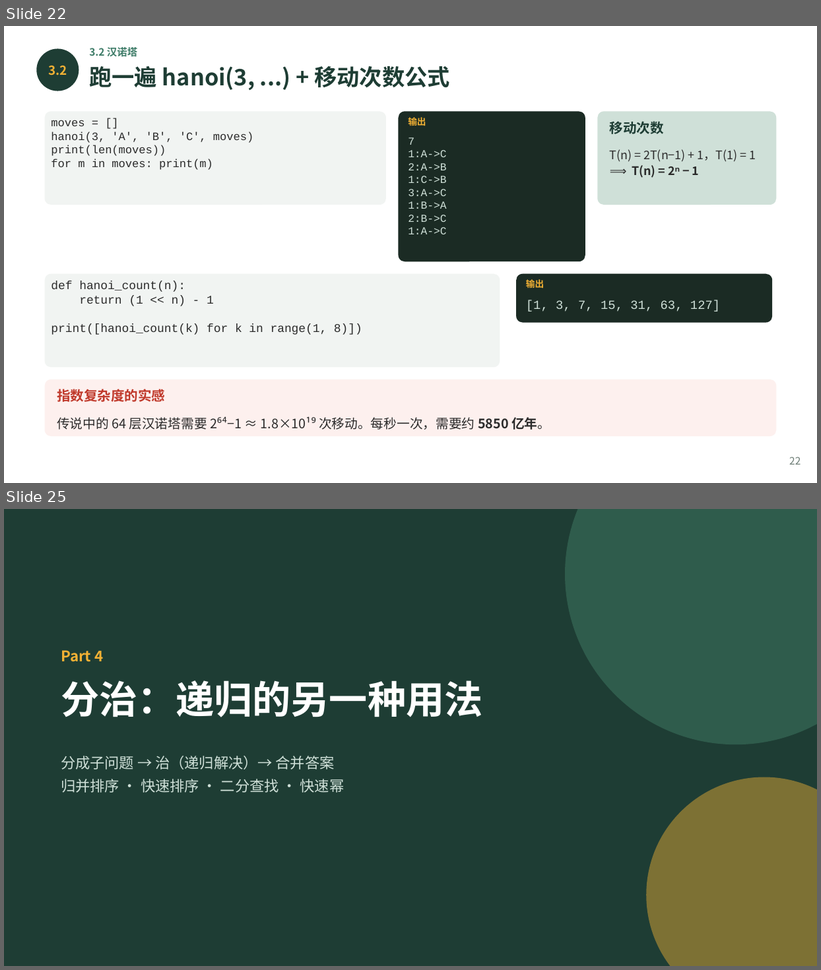
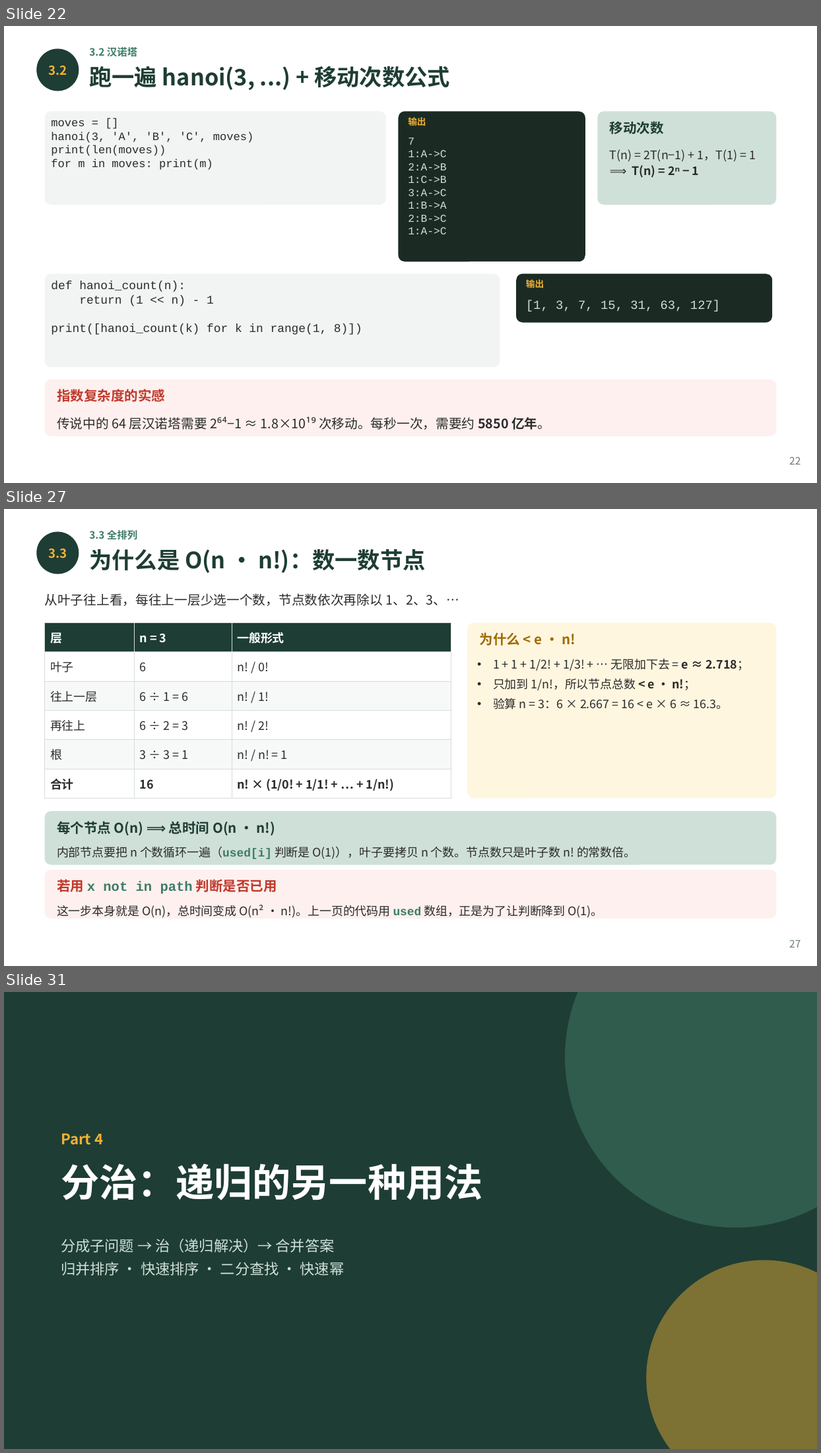
Before and after one commit to GMyhf/2026fall-cs101, a slide deck: courseware/202610_ADS_W08_Recursion.pptx. Shown one above the other, each under a label of ours: slides 22 and 25 before the commit, slides 22, 27 and 31 after it; the slides between them are not shown. The pictures are 821x970 and 821x1453 pixels, drawn with LibreOffice and Linux fonts; fonts in the diff are those of the drawing. Boxes give left, top, right and bottom in pixels: in the first picture for what was removed or moved away, otherwise in the second. Text is boxed around its words. In the diff, an @@ line names an element or a change of style, - is before the commit and + after.

```diff
--- a/courseware/202610_ADS_W08_Recursion.pptx
+++ b/courseware/202610_ADS_W08_Recursion.pptx
@@ slide 27 added at box(4, 509, 817, 966), background #FFFFFF @@
@@ ellipse added at box(36, 531, 79, 574), fill #1E3D34 @@
@@ text added at box(89, 530, 137, 540), 9 pt, text #3E7C68, bold @@
+3.3 全排列
@@ text added at box(48, 549, 67, 559), 11 pt, text #F2B134, bold @@
+3.3
@@ text added at box(89, 549, 425, 573), 20 pt, text #1E3D34, bold @@
+为什么是 O(n · n!)：数一数节点
@@ text added at box(45, 593, 459, 606), 11.5 pt, text #2B2B2B @@
+从叶子往上看，每往上一层少选一个数，节点数依次再除以 1、2、3、…
@@ table added at box(45, 623, 451, 794), 6 rows, 3 columns @@
+层 | n = 3 | 一般形式
+叶子 | 6 | n! / 0!
+往上一层 | 6 ÷ 1 = 6 | n! / 1!
+再往上 | 6 ÷ 2 = 3 | n! / 2!
+根 | 3 ÷ 3 = 1 | n! / n! = 1
+合计 | 16 | n! × (1/0! + 1/1! + … + 1/n!)
@@ rounded rectangle added at box(467, 623, 776, 799), fill #FFF6E0 @@
@@ text added at box(480, 632, 576, 646), 12 pt, text #A06A00, bold @@
+为什么 < e · n!
@@ text added at box(493, 659, 749, 710), 10.5 pt, text #2B2B2B @@
+• 1 + 1 + 1/2! + 1/3! + … 无限加下去 = e ≈ 2.718；
+• 只加到 1/n!，所以节点总数 < e · n!；
+• 验算 n = 3：6 × 2.667 = 16 < e × 6 ≈ 16.3。
@@ rounded rectangle added at box(45, 811, 776, 865), fill #CFE0D8 @@
@@ text added at box(57, 821, 275, 836), 12 pt, text #1E3D34, bold @@
+每个节点 O(n) ⟹ 总时间 O(n · n!)
@@ text added at box(57, 847, 636, 859), 10.5 pt, text #2B2B2B @@
+内部节点要把 n 个数循环一遍（used[i] 判断是 O(1)），叶子要拷贝 n 个数。节点数只是叶子数 n! 的常数倍。
@@ rounded rectangle added at box(45, 870, 776, 919), fill #FDF0EE @@
@@ text added at box(57, 879, 277, 894), 12 pt, text #3E7C68, bold @@
+若用 x not in path 判断是否已用
@@ text added at box(57, 905, 603, 918), 10.5 pt, text #2B2B2B @@
+这一步本身就是 O(n)，总时间变成 O(n² · n!)。上一页的代码用 used 数组，正是为了让判断降到 O(1)。
@@ text added at box(789, 940, 801, 948), 9 pt, text #6B7B74 @@
+27
@@ what was slide 25 is now slide 31 @@
```
Also in this commit, not shown: 17 slides changed, 5 other slides added, 9 other files.
